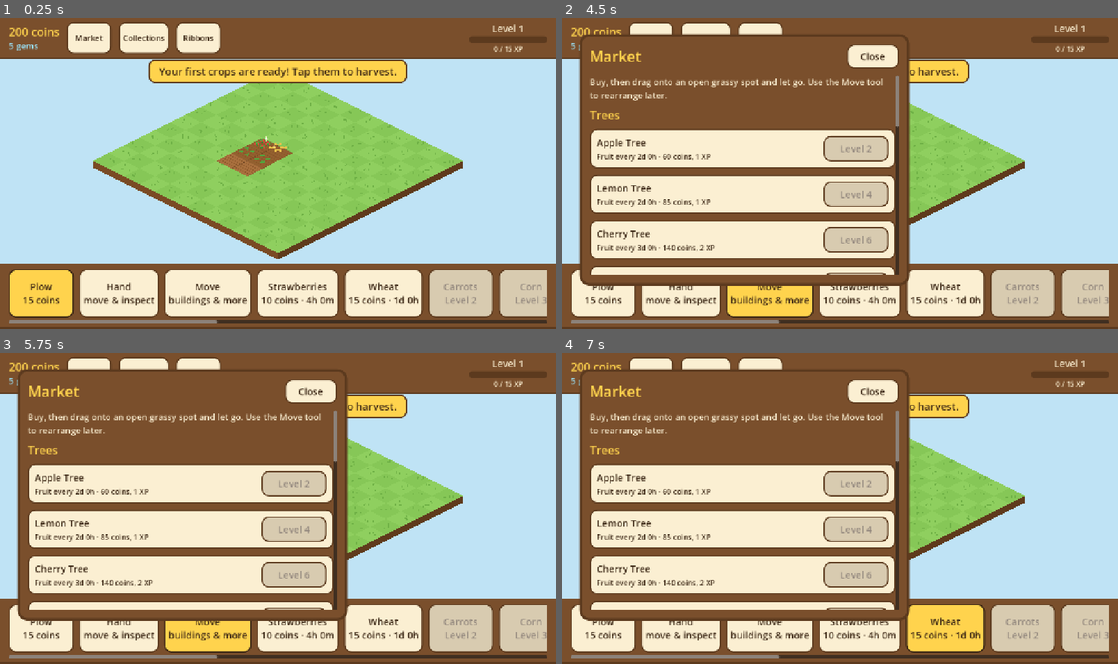
Above: before the commit, frames 1-4 (two rows, left to right).
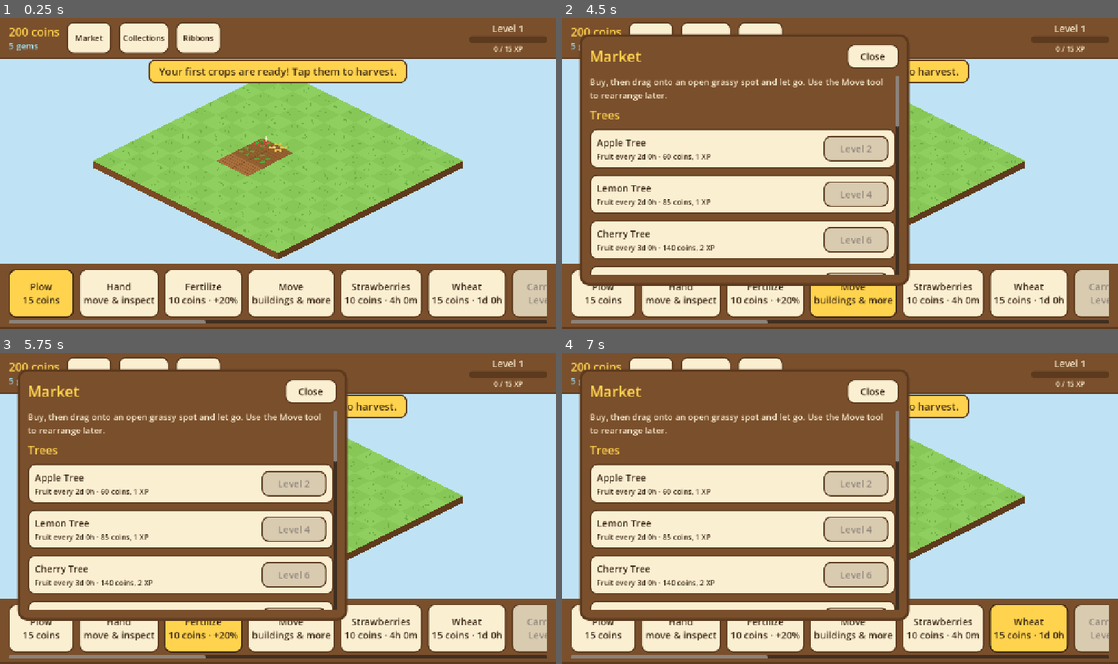
Above: after the commit, the same moments.

Repository: aniket-patra-1998/farm-game
Game: Godot game, scene res://scenes/main.tscn
Same seed, same stepped clock (60 frames per second), same inputs: the game is played once before the commit and once after it.
Inputs (mouse positions are in pixels of both pictures, inside the frame that each line leads up to):
- Up to frame 1 (0.25 s): no input
- Up to frame 2 (4.5 s): click "Market" at 0.5 s; click "Collections" at 1.25 s; click "Ribbons" at 2 s; click "Plow 15 coins" at 2.75 s; click "Hand move & inspect" at 3.5 s; click "Move buildings & more" at 4.25 s
- Up to frame 3 (5.75 s): click (205, 629) at 5 s, where only the run after the commit has a clickable "Fertilize 10 coins · +20%"
- Up to frame 4 (7 s): click "Strawberries 10 coins · 4h 0m" at 5.75 s; click "Wheat 15 coins · 1d 0h" at 6.5 s

The runs differ from the first frame. In frame 1, 4.1% of the frame differs, in the area x 30-99%, y 80-99%; in frame 2, 6.0%, in the area x 29-99%, y 80-99%; in frame 3, 3.8%; in frame 4, 5.7%.

Commit message:
Fertilizer, super harvests and the Farm Birds collection
- Fertilize tool: 10 coins on a growing crop for +20% coins and double mastery credit
- Fertilized plots show pellets on the soil; new Plant Food ribbon
- Super harvest replaces the +50% bonus: 6% chance of double coins
- Farm Birds collection: 5 birds that can visit any harvest or collection (3%)

Co-Authored-By: Claude Opus 5.5 <noreply@anthropic.com>
Claude-Session: https://claude.ai/code/session_014fNSr1566M9NhC2mwnPott

Diff:
--- a/autoload/game.gd
+++ b/autoload/game.gd
@@ -33,7 +33,10 @@
 const GOLDEN_XP := 10
 const COLLECTIBLE_CHANCE := 0.05  # one item from the crop's collection
 const COLLECTIBLE_PITY := 30
-const BONUS_COINS_CHANCE := 0.08  # +50% coins
+const SUPER_HARVEST_CHANCE := 0.06  # super harvest: double coins
+const BIRD_CHANCE := 0.03          # a bird visits: one item from the bird collection
+const FERTILIZER_COST := 10
+const FERTILIZER_BONUS := 0.2      # +20% coins on a fertilized plot
 const BONUS_XP_CHANCE := 0.05     # +2 XP
 const BONUS_XP := 2
 const MASTERY_LUCK_BONUS := 0.15  # per mastery star, multiplies golden and collectible chances
@@ -76,6 +79,7 @@
 
 var collections: Array = []        # from data/collections.json
 var collection_of_crop := {}       # crop id -> collection dictionary
+var bird_collection := {}          # the collection whose items are birds
 var item_names := {}               # item id -> display name
 var ribbon_data := {}              # data/ribbons.json
 var owned := {}                    # item id -> count held
@@ -236,15 +240,34 @@
 	return true
 
 
+func is_fertilized(i: int) -> bool:
+	return plots[i].get("fert", false)
+
+
+## Fertilizer goes on a planted crop that isn't ripe or withered yet.
+func fertilize(i: int) -> bool:
+	if phase(i) != Phase.GROWING or is_fertilized(i):
+		return false
+	if not spend(FERTILIZER_COST):
+		message.emit("Not enough coins for fertilizer")
+		return false
+	plots[i]["fert"] = true
+	_bump("fertilized", 1)
+	_plot_updated(i)
+	return true
+
+
 ## Returns {"coins", "xp", "crop", "drop", "drop_text"} or {} if nothing was harvested.
-## "drop" is "", "golden", "collectible", "bonus_coins" or "bonus_xp".
+## "drop" is "", "golden", "bird", "collectible", "super_harvest" or "bonus_xp".
 func harvest(i: int) -> Dictionary:
 	if phase(i) != Phase.RIPE:
 		return {}
 	var crop_id: String = plots[i]["crop"]
 	var crop: Dictionary = crops[crop_id]
 	var stars_before := mastery_stars(crop_id)
-	var earned := int(round(float(crop["sell_price"]) * (1.0 + MASTERY_PRICE_BONUS * stars_before)))
+	var fertilized: bool = plots[i].get("fert", false)
+	var bonus := MASTERY_PRICE_BONUS * stars_before + (FERTILIZER_BONUS if fertilized else 0.0)
+	var earned := int(round(float(crop["sell_price"]) * (1.0 + bonus)))
 	var gained := int(crop["xp"])
 
 	var drop := _roll_drop(crop_id, stars_before)
@@ -252,13 +275,14 @@
 		"golden":
 			earned *= GOLDEN_COIN_MULTIPLIER
 			gained += GOLDEN_XP
-		"bonus_coins":
-			earned += int(earned / 2.0)
+		"super_harvest":
+			earned *= 2
 		"bonus_xp":
 			gained += BONUS_XP
 
 	plots[i] = {"state": "plowed"}
-	mastery[crop_id] = int(mastery.get(crop_id, 0)) + 1
+	# A fertilized harvest counts double toward mastery.
+	mastery[crop_id] = int(mastery.get(crop_id, 0)) + (2 if fertilized else 1)
 	add_coins(earned)
 	add_xp(gained)
 	_bump("harvests", 1)
@@ -267,6 +291,8 @@
 		message.emit("Golden harvest! %s paid %dx coins" % [crop["name"], GOLDEN_COIN_MULTIPLIER])
 	elif drop.get("type", "") == "collectible":
 		message.emit("You found a %s! (%s collection)" % [drop["name"], drop["collection"]])
+	elif drop.get("type", "") == "bird":
+		message.emit("A %s landed on your farm! (%s collection)" % [drop["name"].to_lower(), drop["collection"]])
 	var stars_after := mastery_stars(crop_id)
 	if stars_after > stars_before:
 		_award_mastery_star(crop_id, stars_after)
@@ -290,6 +316,13 @@
 		pity["golden"] = 0
 		return {"type": "golden", "text": "Golden harvest!"}
 
+	if not bird_collection.is_empty() and rng.randf() < BIRD_CHANCE:
+		var bird_id := _pick_item(bird_collection)
+		owned[bird_id] = int(owned.get(bird_id, 0)) + 1
+		collections_changed.emit()
+		return {"type": "bird", "text": "A %s visited!" % item_names[bird_id].to_lower(),
+			"name": item_names[bird_id], "collection": bird_collection["name"]}
+
 	var coll: Dictionary = collection_of_crop.get(crop_id, {})
 	if not coll.is_empty() and (int(pity["collectible"]) >= COLLECTIBLE_PITY or rng.randf() < COLLECTIBLE_CHANCE * luck):
 		pity["collectible"] = 0
@@ -300,9 +333,9 @@
 			"name": item_names[item_id], "collection": coll["name"]}
 
 	var r := rng.randf()
-	if r < BONUS_COINS_CHANCE:
-		return {"type": "bonus_coins", "text": "Bonus coins!"}
-	if r < BONUS_COINS_CHANCE + BONUS_XP_CHANCE:
+	if r < SUPER_HARVEST_CHANCE:
+		return {"type": "super_harvest", "text": "Super harvest! 2x coins"}
+	if r < SUPER_HARVEST_CHANCE + BONUS_XP_CHANCE:
 		return {"type": "bonus_xp", "text": "Bonus XP!"}
 	return {}
 
@@ -528,8 +561,8 @@
 		"golden":
 			earned *= GOLDEN_COIN_MULTIPLIER
 			gained += GOLDEN_XP
-		"bonus_coins":
-			earned += int(earned / 2.0)
+		"super_harvest":
+			earned *= 2
 		"bonus_xp":
 			gained += BONUS_XP
 	obj["t"] = now()
@@ -539,6 +572,8 @@
 	if drop.get("type", "") == "golden":
 		_bump("golden_finds", 1)
 		message.emit("Golden collection! %dx coins" % GOLDEN_COIN_MULTIPLIER)
+	elif drop.get("type", "") == "bird":
+		message.emit("A %s landed on your farm! (%s collection)" % [drop["name"].to_lower(), drop["collection"]])
 	_objects_updated()
 	return {"coins": earned, "xp": gained, "drop": drop.get("type", ""),
 		"drop_text": drop.get("text", ""), "name": item_data(obj["id"])["name"]}
@@ -802,7 +837,9 @@
 	var parsed := _read_json("res://data/collections.json")
 	collections = parsed.get("collections", [])
 	for coll in collections:
-		for crop_id in coll["crops"]:
+		if coll.get("birds", false):
+			bird_collection = coll
+		for crop_id in coll.get("crops", []):
 			collection_of_crop[crop_id] = coll
 		for item in coll["items"]:
 			item_names[item["id"]] = item["name"]
--- a/data/collections.json
+++ b/data/collections.json
@@ -1,60 +1,165 @@
 {
-  "_note": "Collectibles drop while harvesting the listed crops. Trade in a full set for the reward. Names are original.",
+  "_note": "Collectibles drop while harvesting the listed crops. The bird collection has no crops: birds can visit any harvest or collection. Trade in a full set for the reward.",
   "collections": [
     {
       "id": "berry_patch",
       "name": "Berry Patch",
-      "crops": ["strawberries", "carrots", "tomatoes"],
+      "crops": [
+        "strawberries",
+        "carrots",
+        "tomatoes"
+      ],
       "reward_coins": 500,
       "reward_xp": 25,
       "items": [
-        {"id": "ladybug_pin",   "name": "Ladybug Pin"},
-        {"id": "berry_basket",  "name": "Berry Basket"},
-        {"id": "garden_gloves", "name": "Garden Gloves"},
-        {"id": "straw_hat",     "name": "Straw Hat"},
-        {"id": "tin_watering_can", "name": "Tin Watering Can"}
+        {
+          "id": "ladybug_pin",
+          "name": "Ladybug Pin"
+        },
+        {
+          "id": "berry_basket",
+          "name": "Berry Basket"
+        },
+        {
+          "id": "garden_gloves",
+          "name": "Garden Gloves"
+        },
+        {
+          "id": "straw_hat",
+          "name": "Straw Hat"
+        },
+        {
+          "id": "tin_watering_can",
+          "name": "Tin Watering Can"
+        }
       ]
     },
     {
       "id": "golden_fields",
       "name": "Golden Fields",
-      "crops": ["wheat", "corn", "rice"],
+      "crops": [
+        "wheat",
+        "corn",
+        "rice"
+      ],
       "reward_coins": 800,
       "reward_xp": 40,
       "items": [
-        {"id": "scarecrow_button", "name": "Scarecrow Button"},
-        {"id": "grain_sack",       "name": "Grain Sack"},
-        {"id": "old_sickle",       "name": "Old Sickle"},
-        {"id": "corn_doll",        "name": "Corn Doll"},
-        {"id": "harvest_charm",    "name": "Harvest Charm"}
+        {
+          "id": "scarecrow_button",
+          "name": "Scarecrow Button"
+        },
+        {
+          "id": "grain_sack",
+          "name": "Grain Sack"
+        },
+        {
+          "id": "old_sickle",
+          "name": "Old Sickle"
+        },
+        {
+          "id": "corn_doll",
+          "name": "Corn Doll"
+        },
+        {
+          "id": "harvest_charm",
+          "name": "Harvest Charm"
+        }
       ]
     },
     {
       "id": "flower_show",
       "name": "Flower Show",
-      "crops": ["sunflowers", "lavender"],
+      "crops": [
+        "sunflowers",
+        "lavender"
+      ],
       "reward_coins": 1000,
       "reward_xp": 50,
       "items": [
-        {"id": "bee_badge",     "name": "Bee Badge"},
-        {"id": "seed_packet",   "name": "Seed Packet"},
-        {"id": "pressed_petal", "name": "Pressed Petal"},
-        {"id": "flower_press",  "name": "Flower Press"},
-        {"id": "garden_trowel", "name": "Garden Trowel"}
+        {
+          "id": "bee_badge",
+          "name": "Bee Badge"
+        },
+        {
+          "id": "seed_packet",
+          "name": "Seed Packet"
+        },
+        {
+          "id": "pressed_petal",
+          "name": "Pressed Petal"
+        },
+        {
+          "id": "flower_press",
+          "name": "Flower Press"
+        },
+        {
+          "id": "garden_trowel",
+          "name": "Garden Trowel"
+        }
       ]
     },
     {
       "id": "root_cellar",
       "name": "Root Cellar",
-      "crops": ["potatoes", "pumpkins", "sugarcane", "cotton"],
+      "crops": [
+        "potatoes",
+        "pumpkins",
+        "sugarcane",
+        "cotton"
+      ],
       "reward_coins": 1500,
       "reward_xp": 75,
       "items": [
-        {"id": "oil_lantern",   "name": "Oil Lantern"},
-        {"id": "pickle_jar",    "name": "Pickle Jar"},
-        {"id": "rusty_key",     "name": "Rusty Key"},
-        {"id": "old_almanac",   "name": "Old Almanac"},
-        {"id": "spinning_top",  "name": "Spinning Top"}
+        {
+          "id": "oil_lantern",
+          "name": "Oil Lantern"
+        },
+        {
+          "id": "pickle_jar",
+          "name": "Pickle Jar"
+        },
+        {
+          "id": "rusty_key",
+          "name": "Rusty Key"
+        },
+        {
+          "id": "old_almanac",
+          "name": "Old Almanac"
+        },
+        {
+          "id": "spinning_top",
+          "name": "Spinning Top"
+        }
+      ]
+    },
+    {
+      "id": "farm_birds",
+      "name": "Farm Birds",
+      "birds": true,
+      "reward_coins": 1200,
+      "reward_xp": 60,
+      "items": [
+        {
+          "id": "robin",
+          "name": "Robin"
+        },
+        {
+          "id": "sparrow",
+          "name": "Sparrow"
+        },
+        {
+          "id": "bluebird",
+          "name": "Bluebird"
+        },
+        {
+          "id": "cardinal",
+          "name": "Cardinal"
+        },
+        {
+          "id": "goldfinch",
+          "name": "Goldfinch"
+        }
       ]
     }
   ]
--- a/data/ribbons.json
+++ b/data/ribbons.json
@@ -1,14 +1,107 @@
 {
   "_note": "Each ribbon has four tiers. `stat` is a lifetime counter kept in the save. Rewards are per tier.",
-  "tiers": ["Yellow", "White", "Red", "Blue"],
-  "tier_reward_coins": [100, 500, 2000, 5000],
-  "tier_reward_xp": [5, 20, 50, 100],
+  "tiers": [
+    "Yellow",
+    "White",
+    "Red",
+    "Blue"
+  ],
+  "tier_reward_coins": [
+    100,
+    500,
+    2000,
+    5000
+  ],
+  "tier_reward_xp": [
+    5,
+    20,
+    50,
+    100
+  ],
   "ribbons": [
-    {"id": "green_thumb",   "name": "Green Thumb",   "stat": "harvests",           "what": "crops harvested",      "thresholds": [25, 100, 500, 2000]},
-    {"id": "plow_pro",      "name": "Plow Pro",      "stat": "plowed",             "what": "plots plowed",         "thresholds": [20, 100, 500, 2000]},
-    {"id": "money_bags",    "name": "Money Bags",    "stat": "coins_earned",       "what": "coins earned",         "thresholds": [1000, 10000, 100000, 1000000]},
-    {"id": "collector",     "name": "Collector",     "stat": "collections_traded", "what": "collections traded in", "thresholds": [1, 5, 15, 40]},
-    {"id": "master_farmer", "name": "Master Farmer", "stat": "mastery_stars",      "what": "mastery stars earned", "thresholds": [1, 5, 15, 30]},
-    {"id": "lucky_find",    "name": "Lucky Find",    "stat": "golden_finds",       "what": "golden harvests",      "thresholds": [1, 5, 15, 40]}
+    {
+      "id": "green_thumb",
+      "name": "Green Thumb",
+      "stat": "harvests",
+      "what": "crops harvested",
+      "thresholds": [
+        25,
+        100,
+        500,
+        2000
+      ]
+    },
+    {
+      "id": "plow_pro",
+      "name": "Plow Pro",
+      "stat": "plowed",
+      "what": "plots plowed",
+      "thresholds": [
+        20,
+        100,
+        500,
+        2000
+      ]
+    },
+    {
+      "id": "money_bags",
+      "name": "Money Bags",
+      "stat": "coins_earned",
+      "what": "coins earned",
+      "thresholds": [
+        1000,
+        10000,
+        100000,
+        1000000
+      ]
+    },
+    {
+      "id": "collector",
+      "name": "Collector",
+      "stat": "collections_traded",
+      "what": "collections traded in",
+      "thresholds": [
+        1,
+        5,
+        15,
+        40
+      ]
+    },
+    {
+      "id": "master_farmer",
+      "name": "Master Farmer",
+      "stat": "mastery_stars",
+      "what": "mastery stars earned",
+      "thresholds": [
+        1,
+        5,
+        15,
+        30
+      ]
+    },
+    {
+      "id": "lucky_find",
+      "name": "Lucky Find",
+      "stat": "golden_finds",
+      "what": "golden harvests",
+      "thresholds": [
+        1,
+        5,
+        15,
+        40
+      ]
+    },
+    {
+      "id": "plant_food",
+      "name": "Plant Food",
+      "stat": "fertilized",
+      "what": "plots fertilized",
+      "thresholds": [
+        10,
+        50,
+        250,
+        1000
+      ]
+    }
   ]
 }
--- a/scripts/farm_grid.gd
+++ b/scripts/farm_grid.gd
@@ -18,8 +18,9 @@
 const COLOR_COST := Color("#ffb4a8")
 const COLOR_FIND := Color("#ff9ad5")
 const COLOR_GOLDEN := Color("#ffe066")
-
-var tool := "plow"       # "plow", "plant", "hand" or "move"
+const COLOR_FERT := Color("#8fe36b")
+
+var tool := "plow"       # "plow", "plant", "fertilize", "hand" or "move"
 var selected_crop := ""  # crop id when tool == "plant"
 
 var _painting := false
@@ -159,6 +160,8 @@
 		PlaceholderArt.draw_grass(self, top, TILE_W, TILE_H, i * 7919, (row + col) % 2 == 0)
 		return
 	PlaceholderArt.draw_soil(self, top, TILE_W, TILE_H, ph != GameState.Phase.PLOWED)
+	if Game.is_fertilized(i):
+		PlaceholderArt.draw_fertilizer(self, top, TILE_W, TILE_H)
 	if ph == GameState.Phase.PLOWED:
 		return
 	var crop: Dictionary = Game.crops[Game.crop_at(i)]
@@ -324,6 +327,16 @@
 					_float(at, "-%d" % int(Game.crops[selected_crop]["seed_cost"]), COLOR_COST)
 			elif first_touch:
 				_explain(i, ph)
+		"fertilize":
+			if ph == GameState.Phase.GROWING and not Game.is_fertilized(i):
+				if Game.fertilize(i):
+					_float(at, "-%d" % GameState.FERTILIZER_COST, COLOR_COST)
+					_sparkle(at, COLOR_FERT)
+			elif first_touch:
+				if Game.is_fertilized(i):
+					info.emit("Already fertilized: this harvest pays 20% more")
+				else:
+					info.emit("Fertilize growing crops for 20% more coins at harvest")
 		"hand":
 			if first_touch:
 				_explain(i, ph)
--- a/scripts/hud.gd
+++ b/scripts/hud.gd
@@ -153,6 +153,10 @@
 	var hand := _tool_button("Hand\nmove & inspect")
 	hand.pressed.connect(func() -> void: tool_selected.emit("hand", ""))
 	row.add_child(hand)
+
+	var fert := _tool_button("Fertilize\n%d coins · +20%%" % GameState.FERTILIZER_COST)
+	fert.pressed.connect(func() -> void: tool_selected.emit("fertilize", ""))
+	row.add_child(fert)
 
 	var move := _tool_button("Move\nbuildings & more")
 	move.pressed.connect(func() -> void: tool_selected.emit("move", ""))
@@ -530,7 +534,7 @@
 		inner.add_theme_constant_override("separation", 10)
 
 		var crop_names: Array[String] = []
-		for crop_id in coll["crops"]:
+		for crop_id in coll.get("crops", []):
 			crop_names.append(Game.crops[crop_id]["name"])
 		var head := HBoxContainer.new()
 		var title := BookPanel.text(coll["name"], 26)
@@ -546,7 +550,10 @@
 		head.add_child(trade)
 		inner.add_child(head)
 
-		inner.add_child(BookPanel.text("Found while harvesting: " + ", ".join(PackedStringArray(crop_names)), 18))
+		if coll.get("birds", false):
+			inner.add_child(BookPanel.text("Birds can land during any harvest or collection.", 18))
+		else:
+			inner.add_child(BookPanel.text("Found while harvesting: " + ", ".join(PackedStringArray(crop_names)), 18))
 
 		var items := HFlowContainer.new()
 		items.add_theme_constant_override("h_separation", 8)
--- a/scripts/placeholder_art.gd
+++ b/scripts/placeholder_art.gd
@@ -324,3 +324,12 @@
 	var edge := PackedVector2Array(corners)
 	edge.append(corners[0])
 	ci.draw_polyline(edge, Color(1, 1, 1, 0.9), 2.5)
+
+
+## Small green pellets on the soil mark a fertilized plot.
+static func draw_fertilizer(ci: CanvasItem, top: Vector2, w: float, h: float) -> void:
+	var c := top + Vector2(0, h / 2.0)
+	var pellet := Color("#7fd35b")
+	for o in [Vector2(-0.3, 0.05), Vector2(0.28, -0.04), Vector2(-0.1, 0.28), Vector2(0.12, -0.3), Vector2(0.34, 0.2), Vector2(-0.36, -0.18)]:
+		ci.draw_circle(c + Vector2(o.x * w * 0.5, o.y * h * 0.5), 3.2, pellet)
+		ci.draw_circle(c + Vector2(o.x * w * 0.5 - 1, o.y * h * 0.5 - 1), 1.2, Color(1, 1, 1, 0.6))
